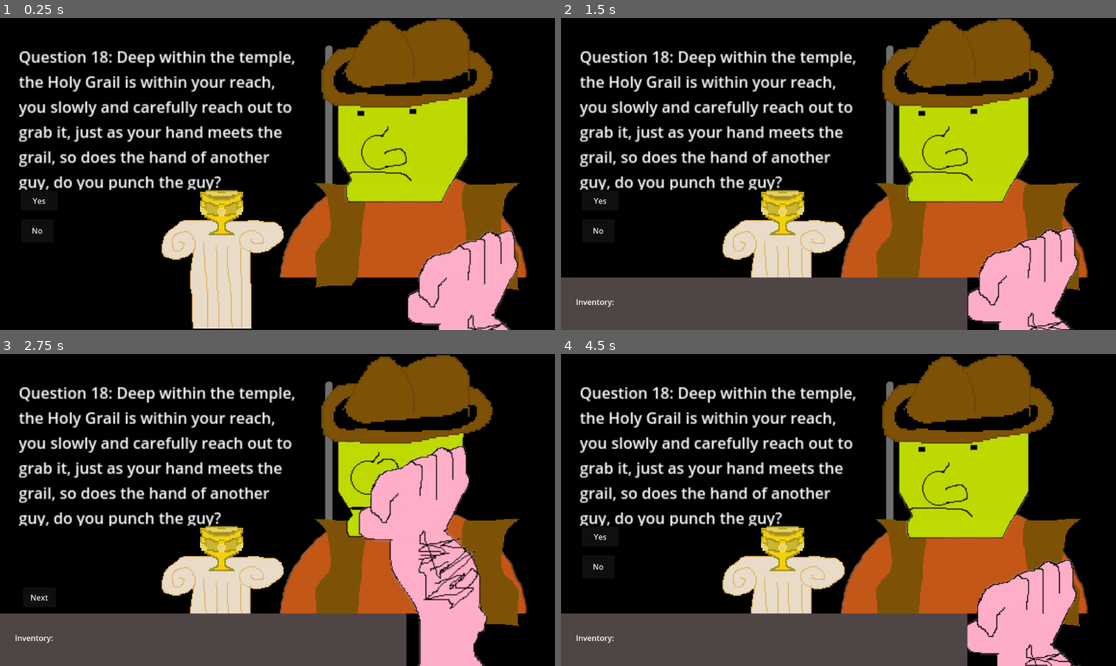
Above: before the commit, frames 1-4 (two rows, left to right).
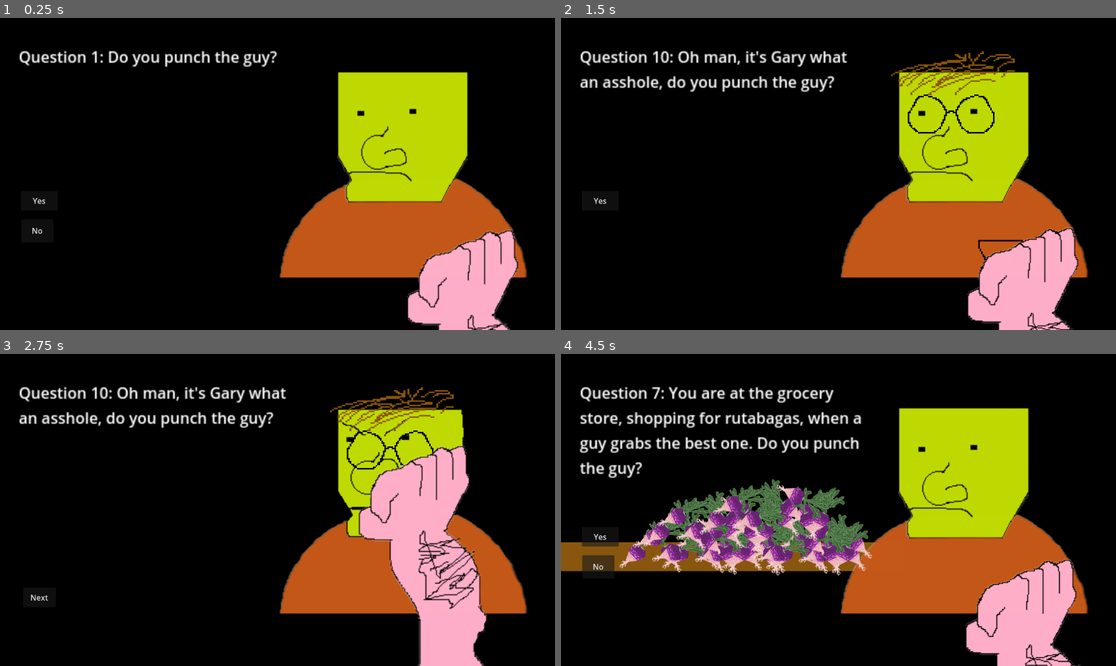
Above: after the commit, the same moments.

Repository: Do-You-Punch-The-Guy-Studios/do-you-punch-the-guy
Game: Godot game, scene res://scenes/the_guy_root_scene.tscn
The game is run twice, just before and just after one commit, with the same random seed, the same clock (stepped at 60 frames per second) and the same inputs.
Inputs:
- Up to frame 1 (0.25 s): no input
- Up to frame 2 (1.5 s): click "Yes" at 0.5 s; click "Next" at 1.25 s
- Up to frame 3 (2.75 s): click "Yes" at 2 s
- Up to frame 4 (4.5 s): click "Next" at 2.75 s; click "Yes" at 3.5 s; click "Next" at 4.25 s

The runs differ from the first frame. In frame 1, 22% of the frame differs, in the area x 3-94%, y 0-100%; in frame 2, 32%; in frame 3, 33%; in frame 4, 41%, in the area x 0-94%, y 0-100%.
Error before the commit: Invalid access to property or key 'HOLYGRAIL' on a base object of type 'Dictionary'. (res://scenes/shared-scenes/player_inventory.gd:35)

Commit message:
sorta new inventory, but also there are still so many bugs

Diff:
--- a/code/do-you-punch-the-guy-main.gd
+++ b/code/do-you-punch-the-guy-main.gd
@@ -107,7 +107,7 @@
 	currentQuestionIndex = nextQuestionIndex
 	nextQuestionIndex = questionIndexes.back()
 	questionIndexes.pop_back()
-	currentQuestionIndex =18;
+	#currentQuestionIndex =3;
 	currentQuestion = questionInfo[str(currentQuestionIndex)];
 	if(currentQuestionIndex > 1):
 		self.add_child(questionScenes["question" + str(currentQuestionIndex)].instantiate())
@@ -202,10 +202,10 @@
 	if(addOrRemove == 'add'):
 		if(!$PlayerInventory.visible):
 			$PlayerInventory.show();
-		playerInventory.append(itemName)
-	if(addOrRemove == 'remove'):
-		playerInventory.erase(itemName)
-	$PlayerInventory.displayInventory(playerInventory);
+		#playerInventory.append(itemName)
+	#if(addOrRemove == 'remove'):
+		#playerInventory.erase(itemName)
+	$PlayerInventory.updateInventory(addOrRemove, itemName);
 
 func animateScene(sceneName):
 		if(sceneName == "TysonTKO"):
--- a/scenes/shared-scenes/player-inventory.tscn
+++ b/scenes/shared-scenes/player-inventory.tscn
@@ -1,18 +1,22 @@
-[gd_scene load_steps=8 format=3 uid="uid://byq300qt4sjkt"]
+[gd_scene load_steps=3 format=3 uid="uid://byq300qt4sjkt"]
 
 [ext_resource type="Script" uid="uid://cmjvatvultk05" path="res://scenes/shared-scenes/player_inventory.gd" id="1_6uo77"]
-[ext_resource type="Texture2D" uid="uid://dxj3gd4mi3h5j" path="res://assets/items/beer.png" id="1_bnfq8"]
-[ext_resource type="Texture2D" uid="uid://bactjkusdjs05" path="res://assets/items/icecream.png" id="2_6uo77"]
-[ext_resource type="Texture2D" uid="uid://3am6c3o0ie6n" path="res://assets/items/Punch.png" id="3_1tuda"]
-[ext_resource type="Texture2D" uid="uid://mg2gtc8cocdd" path="res://assets/items/Rudabega.png" id="4_6hsmk"]
-[ext_resource type="Texture2D" uid="uid://nsgaf6mtqe14" path="res://assets/items/taco.png" id="5_fo2pn"]
 [ext_resource type="Texture2D" uid="uid://ua1incwr5lqd" path="res://assets/inventory-background.png" id="7_1tuda"]
 
 [node name="PlayerInventory" type="Node2D"]
 position = Vector2(0, 50)
 script = ExtResource("1_6uo77")
 
-[node name="Inventory" type="Label" parent="."]
+[node name="ScrollContainer" type="ScrollContainer" parent="."]
+offset_left = 97.0
+offset_top = 544.0
+offset_right = 816.0
+offset_bottom = 657.0
+
+[node name="Inventory" type="BoxContainer" parent="ScrollContainer"]
+layout_mode = 2
+
+[node name="InventoryLabel" type="Label" parent="."]
 z_index = 1
 offset_left = 4.0
 offset_top = 582.0
@@ -21,96 +25,6 @@
 text = "Inventory:"
 metadata/_edit_use_anchors_ = true
 
-[node name="Beer" type="Sprite2D" parent="."]
-visible = false
-z_index = 1
-position = Vector2(141, 605)
-scale = Vector2(0.72, 0.655)
-texture = ExtResource("1_bnfq8")
-
-[node name="BeerQuantity" type="Label" parent="Beer"]
-visible = false
-z_index = 1
-offset_left = 63.888885
-offset_top = -38.1679
-offset_right = 106.01851
-offset_bottom = -14.2493515
-scale = Vector2(3, 3)
-text = "X 2"
-metadata/_edit_use_anchors_ = true
-
-[node name="Icecream" type="Sprite2D" parent="."]
-visible = false
-z_index = 1
-position = Vector2(690, 597)
-scale = Vector2(0.815, 0.695)
-texture = ExtResource("2_6uo77")
-
-[node name="IceCreamQuantity" type="Label" parent="Icecream"]
-visible = false
-z_index = 1
-offset_left = 45.39868
-offset_top = -28.777004
-offset_right = 87.528305
-offset_bottom = -4.8584557
-scale = Vector2(3, 3)
-text = "X 2"
-metadata/_edit_use_anchors_ = true
-
-[node name="Punch" type="Sprite2D" parent="."]
-visible = false
-z_index = 1
-position = Vector2(560, 580)
-scale = Vector2(0.9, 0.855)
-texture = ExtResource("3_1tuda")
-
-[node name="PunchQuantity" type="Label" parent="Punch"]
-visible = false
-z_index = 1
-offset_left = 47.0
-offset_top = -13.0
-offset_right = 89.12962
-offset_bottom = 10.918549
-scale = Vector2(3, 3)
-text = "X 2"
-metadata/_edit_use_anchors_ = true
-
-[node name="Rutabaga" type="Sprite2D" parent="."]
-visible = false
-z_index = 1
-position = Vector2(267.00003, 615)
-scale = Vector2(0.845, 0.69)
-texture = ExtResource("4_6hsmk")
-
-[node name="RutabagaQuantity" type="Label" parent="Rutabaga"]
-visible = false
-z_index = 1
-offset_left = 35.502914
-offset_top = -53.623154
-offset_right = 77.63254
-offset_bottom = -29.704605
-scale = Vector2(3, 3)
-text = "X 2"
-metadata/_edit_use_anchors_ = true
-
-[node name="Taco" type="Sprite2D" parent="."]
-visible = false
-z_index = 1
-position = Vector2(426.00003, 599)
-scale = Vector2(0.5574996, 0.61250013)
-texture = ExtResource("5_fo2pn")
-
-[node name="TacoQuantity" type="Label" parent="Taco"]
-visible = false
-z_index = 1
-offset_left = 100.763245
-offset_top = -26.84574
-offset_right = 151.1449
-offset_bottom = -2.479742
-scale = Vector2(3, 3)
-text = "X 2"
-metadata/_edit_use_anchors_ = true
-
 [node name="InventoryBackground" type="Sprite2D" parent="."]
 position = Vector2(425.49994, 297.12497)
 scale = Vector2(0.37082937, 0.40080687)
--- a/scenes/shared-scenes/player_inventory.gd
+++ b/scenes/shared-scenes/player_inventory.gd
@@ -1,41 +1,74 @@
 extends Node2D
 
-var itemsObject = {"BEER":{}, "ICECREAM":{}, "PUNCH":{}, "RUTABAGA":{}, "TACO":{}}
+var tween: Tween
 
+var assets = {"BEER":{}, "ICECREAM":{}, "PUNCH":{}, "RUTABAGA":{}, "TACO":{}, "HOLYGRAIL":{}, "GUY":{}}
+var inventoryState = {"BEER":0, "ICECREAM":0, "PUNCH":0, "RUTABAGA":0, "TACO":0, "HOLYGRAIL":0, "GUY": 0, "TOTAL": 0}
+
+@onready var inventoryContainer = $ScrollContainer/Inventory;
+
+func updateInventory(addOrRemove: String, itemName: String):
+	if(addOrRemove == "add"):
+		if(inventoryState[itemName] == 0):
+			addItemToInventory(itemName)
+			createItemIconAndNumberAsset(itemName)
+		else:
+			updateItemNumberValue(itemName)
+	elif(addOrRemove=="remove"):
+		if(inventoryState[itemName] == 0):
+			removeItemFromInventory(itemName)
+			createItemIconAndNumberAsset(itemName)
+		else:
+			updateItemNumberValue(itemName)
+
+func addItemToInventory(itemName:String):
+	inventoryState[itemName] += 1
+	inventoryState["TOTAL"] += 1
+
+func removeItemFromInventory(itemName:String):
+	inventoryState[itemName] -= 1
+	inventoryState["TOTAL"] -= 1
+	if(inventoryState["TOTAL"] == 0):
+		$PlayerInventory.visible = false;
+
+func createItemIconAndNumberAsset(itemName):
+	var texture_display = TextureRect.new()
+	texture_display.name = itemName
+	texture_display.texture = assets[itemName]
+	texture_display.z_index = 5
+	texture_display.scale = Vector2(0.7, 0.7)
+	# WHY CANT I RESIZE SHIT?!?!?!?!
+	#texture_display.mouse_entered.connect(_on_mouse_entered)
+	#texture_display.mouse_exited.connect(_on_mouse_exited)
+	inventoryContainer.add_child(texture_display)
+
+func updateItemNumberValue(itemName):
+	print(itemName)
 
 func _ready() -> void:
 	onInit()
 
 func onInit():
-	itemsObject = {"BEER":{}, "ICECREAM":{}, "PUNCH":{}, "RUTABAGA":{}, "TACO":{}}
-	itemsObject.BEER.sprite = $Beer
-	itemsObject.BEER.quantity = 0
-	itemsObject.BEER.quantityLabel = $Beer/BeerQuantity
-	itemsObject.ICECREAM.sprite = $Icecream
-	itemsObject.ICECREAM.quantityLabel = $Icecream/IceCreamQuantity
-	itemsObject.ICECREAM.quantity = 0
-	itemsObject.PUNCH.sprite = $Punch
-	itemsObject.PUNCH.quantityLabel = $Punch/PunchQuantity
-	itemsObject.PUNCH.quantity = 0
-	itemsObject.RUTABAGA.sprite = $Rutabaga
-	itemsObject.RUTABAGA.quantityLabel = $Rutabaga/RutabagaQuantity
-	itemsObject.RUTABAGA.quantity = 0
-	itemsObject.TACO.sprite = $Taco
-	itemsObject.TACO.quantityLabel = $Taco/TacoQuantity
-	itemsObject.TACO.quantity = 0
-# Called every frame. 'delta' is the elapsed time since the previous frame.
-#func _process(delta: float) -> void:
-	#pass
+	assets.BEER = preload("res://assets/items/beer.png")
+	assets.ICECREAM = preload("res://assets/items/icecream.png")
+	assets.PUNCH = preload("res://assets/items/Punch.png")
+	assets.RUTABAGA = preload("res://assets/items/Rudabega.png")
+	assets.TACO = preload("res://assets/items/taco.png")
+	assets.HOLYGRAIL = preload("res://assets/items/HolyGrail.png")
+	assets.GUY =  preload("res://assets/items/guy.png")
 
-func displayInventory(playerInventory: Array):
-	print("displayInventory")
-	onInit()
-	playerInventory.sort()
-	for inventoryItem in playerInventory:
-		itemsObject[inventoryItem].quantity += 1
-	for item in itemsObject:
-		if(itemsObject[item].sprite.hidden && itemsObject[item].quantity > 0):
-			itemsObject[item].sprite.show()
-		if(itemsObject[item].quantityLabel.hidden && itemsObject[item].quantity > 1):
-			itemsObject[item].quantityLabel.show()
-			itemsObject[item].quantityLabel.text = "x " + str(itemsObject[item].quantity)
+#func _on_mouse_entered():
+	#if tween: tween.kill()
+	#tween = create_tween().set_parallel(true)
+	## Bounce: Scale up slightly
+	#tween.tween_property(item_icon, "scale", Vector2(1.2, 1.2), 0.15).set_trans(Tween.TRANS_BACK).set_ease(Tween.EASE_OUT)
+	## Halo: Fade in
+	#tween.tween_property(halo, "modulate:a", 1.0, 0.1)
+#
+#func _on_mouse_exited():
+	#if tween: tween.kill()
+	#tween = create_tween().set_parallel(true)
+	## Scale back
+	#tween.tween_property(item_icon, "scale", Vector2(1.0, 1.0), 0.15).set_trans(Tween.TRANS_BACK).set_ease(Tween.EASE_IN)
+	## Halo: Fade out
+	#tween.tween_property(halo, "modulate:a", 0.0, 0.1)
Binary file added: assets/items/GUY.png
Not shown, changed: assets/items/GUY.png.import
Binary file added: assets/items/HolyGrail.png
Not shown, added: assets/items/HolyGrail.png.import
Binary file changed: assets/items/Punch.png
Binary file changed: assets/items/Rudabega.png
Binary file changed: assets/items/beer.png
Binary file changed: assets/items/icecream.png
Binary file changed: assets/items/taco.png
Binary file removed: assets/question18/HolyGrail.png
